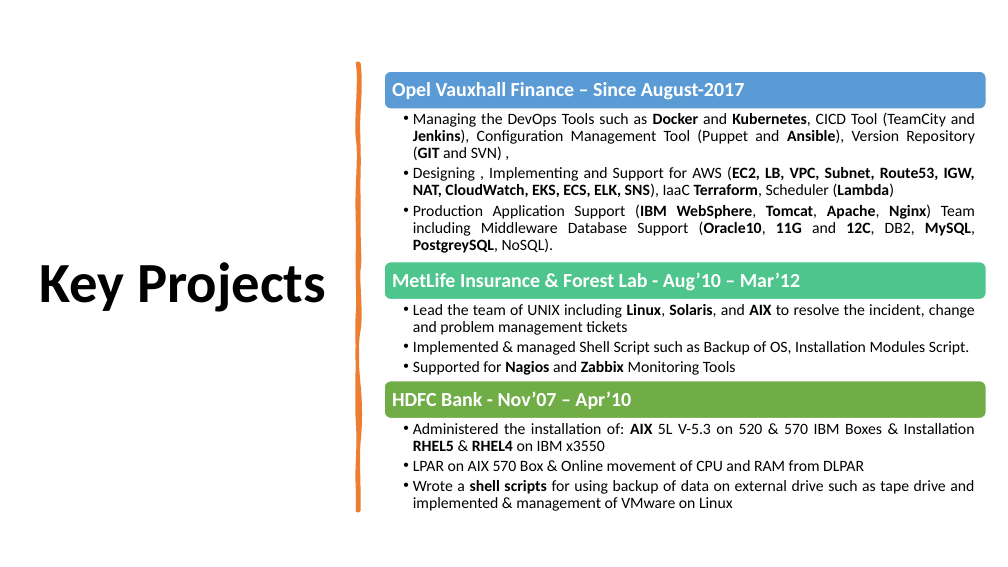
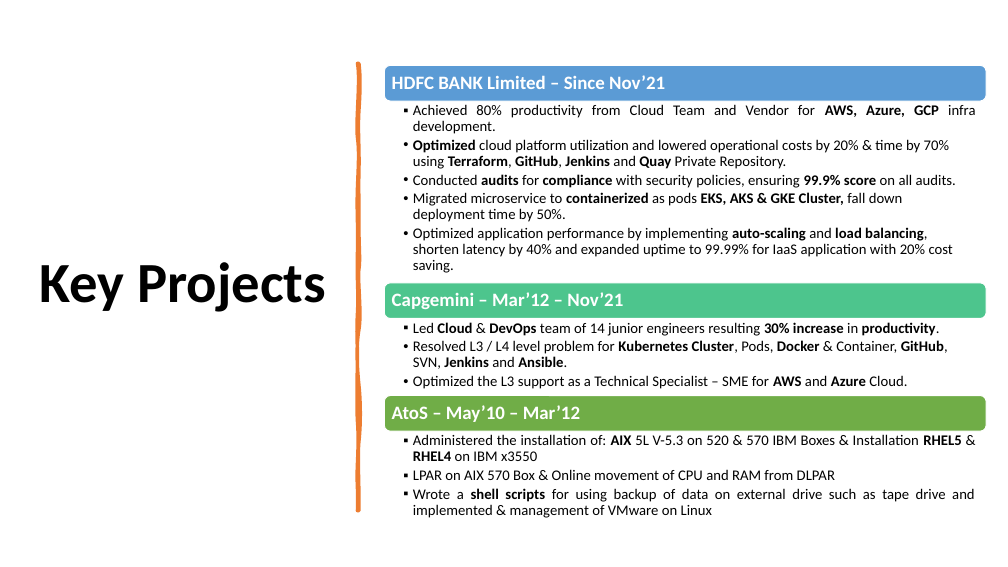
Before and after one commit to mevasaroj/Mevalal, a slide deck: slide 8 of Mevalal_SAROJ_Profile.pptx. Drawn at 1008x567 pixels with LibreOffice and Linux fonts; fonts in the diff are those of the drawing. Boxes give left, top, right and bottom in pixels: in the first picture for what was removed or moved away, otherwise in the second. Text is boxed around its words. In the diff, an @@ line names an element or a change of style, - is before the commit and + after.

```diff
--- a/Mevalal_SAROJ_Profile.pptx
+++ b/Mevalal_SAROJ_Profile.pptx
@@ rounded rectangle: place and size @@
-rounded rectangle at (384,71,986,109)
+rounded rectangle at (384,65,986,101)
@@ rounded rectangle: place and size @@
-rounded rectangle at (384,262,986,299)
+rounded rectangle at (384,283,986,318)
@@ text at (392,292,623,309): text changed; size 19 to 18 pt @@
-MetLife Insurance & Forest Lab - Aug’10 – Mar’12
+Capgemini – Mar’12 – Nov’21
@@ rounded rectangle: place and size @@
-rounded rectangle at (384,381,986,419)
+rounded rectangle at (384,395,986,431)
@@ group removed at (392,82,975,409): 4 texts @@
-Opel Vauxhall Finance – Since August-2017
-  • Managing the DevOps Tools such as Docker and Kubernetes, CICD Tool (TeamCity and Jenkins), Configuration Management Tool (Puppet and Ansible), Version Repository (GIT and SVN) ,
-  • Designing , Implementing and Support for AWS (EC2, LB, VPC, Subnet, Route53, IGW, NAT, CloudWatch, EKS, ECS, ELK, SNS), IaaC Terraform, Scheduler (Lambda)
-  • Production Application Support (IBM WebSphere, Tomcat, Apache, Nginx) Team including Middleware Database Support (Oracle10, 11G and 12C, DB2, MySQL, PostgreySQL, NoSQL).
-  • Lead the team of UNIX including Linux, Solaris, and AIX to resolve the incident, change and problem management tickets
-  • Implemented & managed Shell Script such as Backup of OS, Installation Modules Script.
-  • Supported for Nagios and Zabbix Monitoring Tools
-HDFC Bank - Nov’07 – Apr’10
@@ group added at (392,75,975,422): 4 texts @@
+HDFC BANK Limited – Since Nov’21
+  ▪ Achieved 80% productivity from Cloud Team and Vendor for AWS, Azure, GCP infra development.
+  • Optimized cloud platform utilization and lowered operational costs by 20% & time by 70% using Terraform, GitHub, Jenkins and Quay Private Repository.
+  • Conducted audits for compliance with security policies, ensuring 99.9% score on all audits.
+  • Migrated microservice to containerized as pods EKS, AKS & GKE Cluster, fall down deployment time by 50%.
+  • Optimized application performance by implementing auto-scaling and load balancing, shorten latency by 40% and expanded uptime to 99.99% for IaaS application with 20% cost saving.
+  ▪ Led Cloud & DevOps team of 14 junior engineers resulting 30% increase in productivity.
+  • Resolved L3 / L4 level problem for Kubernetes Cluster, Pods, Docker & Container, GitHub, SVN, Jenkins and Ansible.
+  • Optimized the L3 support as a Technical Specialist – SME for AWS and Azure Cloud.
+AtoS – May’10 – Mar’12
@@ text "Administered the installation of: AIX ...": place and size @@
-text "Administered the installation of: AIX ..." at (413,423,975,511)
+text "Administered the installation of: AIX ..." at (413,434,974,518)
@@ text "Administered the installation of: AIX ..." at (413,434,974,518): size 15 to 14 pt; bullet • to ▪ @@
```
Also in this commit, not shown: 3 other slides changed.
